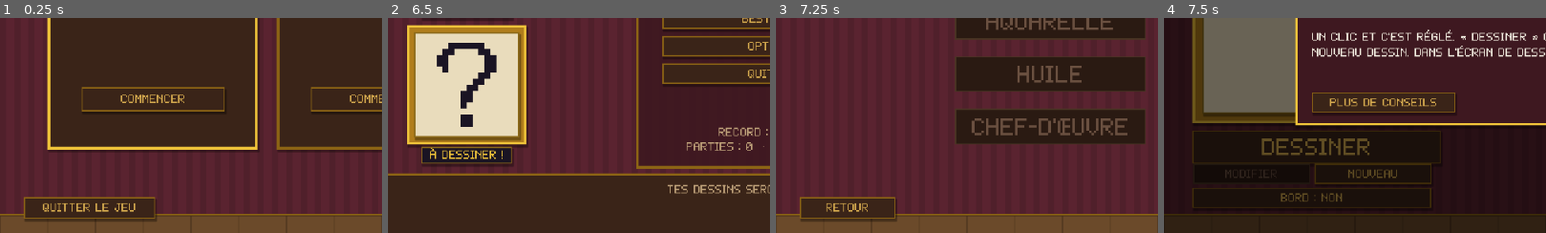
Above: before the commit, frames 1-4 (left to right).
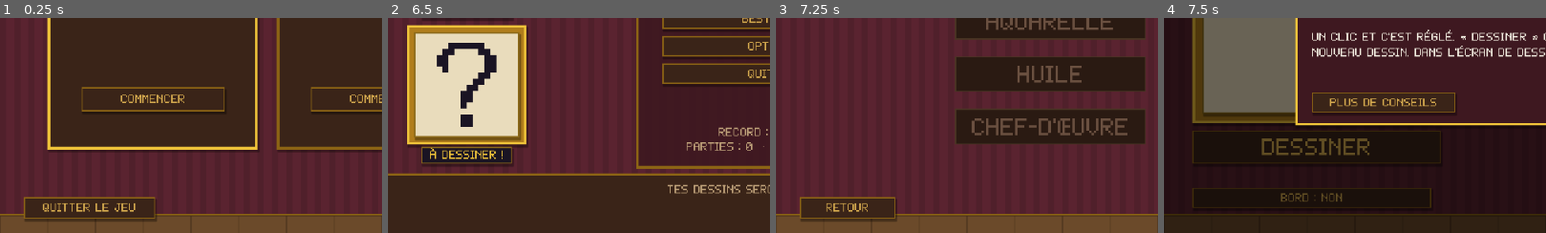
Above: after the commit, the same moments.

Repository: Vltbcq/VowelGame
Game: Godot game, scene res://scenes/main.tscn
Same seed, same stepped clock (60 frames per second), same inputs: the game is played once before the commit and once after it.
Inputs (mouse positions are % of the whole screen's width and height, from its top left):
- Up to frame 1 (0.25 s): no input
- Up to frame 2 (6.5 s): click "Commencer" at 0.5 s; click "Nouvelle partie" at 1.25 s; click "Nouvelle partie" at 2 s; click "Sauvegarde 1 · changer" at 2.75 s; click "Atelier ◆ 0" at 3.5 s; click "Galerie (0 dessins)" at 4.25 s; click "Bestiaire" at 5 s; click "Compris !" at 5.75 s
- Up to frame 3 (7.25 s): tap Enter at 6.5, 6.6 s; move the mouse to (72, 45) at 6.52 s; hold D from 6.53 s (still down); click (72, 45) at 6.67 s; tap Space at 6.77 s; tap N at 6.8 s
- Up to frame 4 (7.5 s): release D at 7.25 s; click "Esquisse" at 7.25 s
The pictures show only the part of the screen within x 0-50%, y 50-100%; the shares and areas given below are measured in that part.

Frames 1-3 are identical in both runs. In frame 4, 0.7% of the frame differs, in the area x 39-70%, y 67-78%.

Commit message:
Choix du dessin : sans dessin existant, seul « Dessiner » (plus de « Nouveau » en double) ; icône d'arme en petite épée
Co-Authored-By: Claude Opus 5.5 <noreply@anthropic.com>

Diff:
--- a/scripts/ui/bestiary_prompt.gd
+++ b/scripts/ui/bestiary_prompt.gd
@@ -24,6 +24,7 @@
 var pic_mat: ShaderMaterial
 var keep_btn: Button
 var mod_btn: Button
+var alt_row: Control      # « Modifier » / « Nouveau » : cachés quand il n'y a encore aucun dessin
 var why_label: Label
 var bord_btn: Button
 var gallery_btns := []
@@ -63,6 +64,7 @@
 	var row := HBoxContainer.new()
 	row.add_theme_constant_override("separation", 4)
 	UI.put(self, row, Vector2(24, 302), Vector2(200, 16))
+	alt_row = row
 	mod_btn = UI.hotkey(UI.button("Modifier", _redraw), [KEY_M])
 	mod_btn.size_flags_horizontal = Control.SIZE_EXPAND_FILL
 	row.add_child(mod_btn)
@@ -146,6 +148,7 @@
 	var why := _usable(sel_img) if sel_img else "Rien pour l'instant : dessine-le !"
 	keep_btn.disabled = why != ""
 	mod_btn.disabled = sel_img == null
+	alt_row.visible = sel_img != null   # pas de dessin : seul « Dessiner » (Nouveau ferait pareil)
 	mod_btn.text = "Modifier" + ("  (+%d ◆)" % reward if reward > 0 and from_carnet else "")
 	why_label.text = why if sel_img else ""
 	keep_btn.text = "Utiliser ce dessin" if sel_img else "Dessiner"
--- a/scripts/ui/shop_screen.gd
+++ b/scripts/ui/shop_screen.gd
@@ -1366,11 +1366,15 @@
 func _kind_icon(kind: String) -> Image:
 	var img := Image.create_empty(12, 12, false, Image.FORMAT_RGBA8)
 	if kind == "weapon":
-		for k in 8:
-			img.fill_rect(Rect2i(3 + k, 8 - k, 1, 1), Pal.INK)
-			img.fill_rect(Rect2i(4 + k, 8 - k, 1, 1), Color("9aa0a8"))
-		img.fill_rect(Rect2i(1, 7, 4, 1), Color("8a5a2b"))
-		img.fill_rect(Rect2i(2, 8, 2, 3), Color("8a5a2b"))
+		# petite épée droite : lame, garde dorée, poignée, pommeau
+		img.fill_rect(Rect2i(4, 1, 4, 7), Pal.INK)          # contour de la lame
+		img.fill_rect(Rect2i(5, 0, 2, 1), Pal.INK)          # pointe
+		img.fill_rect(Rect2i(5, 1, 2, 6), Color("d6dbe2"))  # lame
+		img.fill_rect(Rect2i(5, 1, 1, 6), Color.WHITE)      # reflet
+		img.fill_rect(Rect2i(1, 7, 10, 2), Pal.INK)         # garde (contour)
+		img.fill_rect(Rect2i(2, 7, 8, 1), GOLD)             # garde
+		img.fill_rect(Rect2i(5, 9, 2, 2), Color("8a5a2b"))  # poignée
+		img.fill_rect(Rect2i(4, 11, 4, 1), GOLD_DARK)       # pommeau
 	else:
 		for x in range(3, 9):
 			img.set_pixel(x, 1 + absi(x - 6) / 2, Pal.INK)
--- a/tests/hotkeys.gd
+++ b/tests/hotkeys.gd
@@ -24,7 +24,7 @@
 	res.append(["Boutique Entrée", await _press(ShopScreen.new(), KEY_ENTER)])
 	res.append(["Boutique A", await _press(ShopScreen.new(), KEY_A)])
 	res.append(["Bestiaire Échap", await _press(CodexScreen.new("armes"), KEY_ESCAPE)])
-	res.append(["Carnet N", await _press(BestiaryPrompt.new(DrawCfg.enemy("tache"), null, 2), KEY_N)])
+	res.append(["Carnet Entrée (aucun dessin)", await _press(BestiaryPrompt.new(DrawCfg.enemy("tache"), null, 2), KEY_ENTER)])
 	res.append(["Dessin Échap", await _press(DrawScreen.new(DrawCfg.weapon("epee", 0, true)), KEY_ESCAPE)])
 	for r in res:
 		print("TOUCHE %s -> %s" % [r[0], r[1]])
